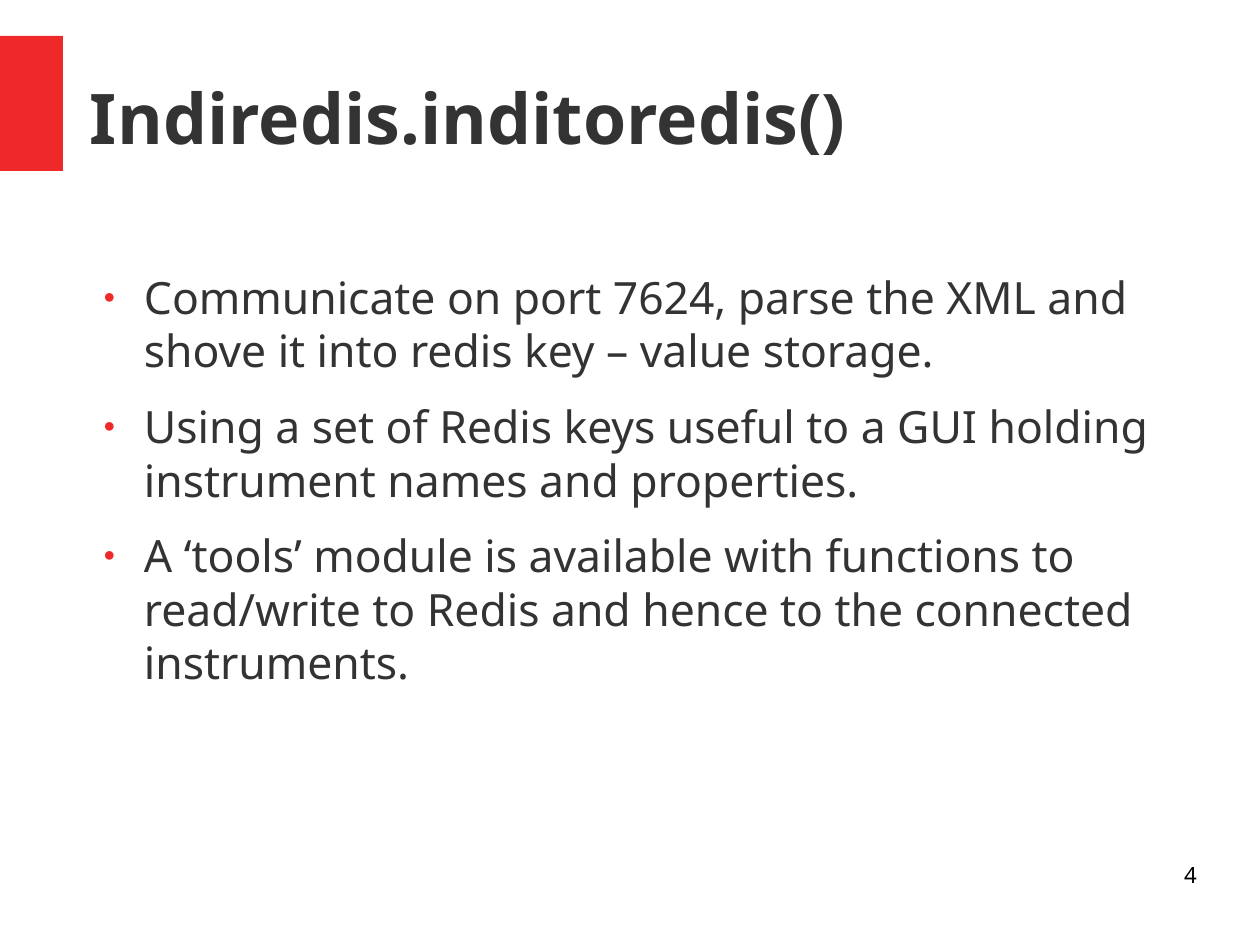
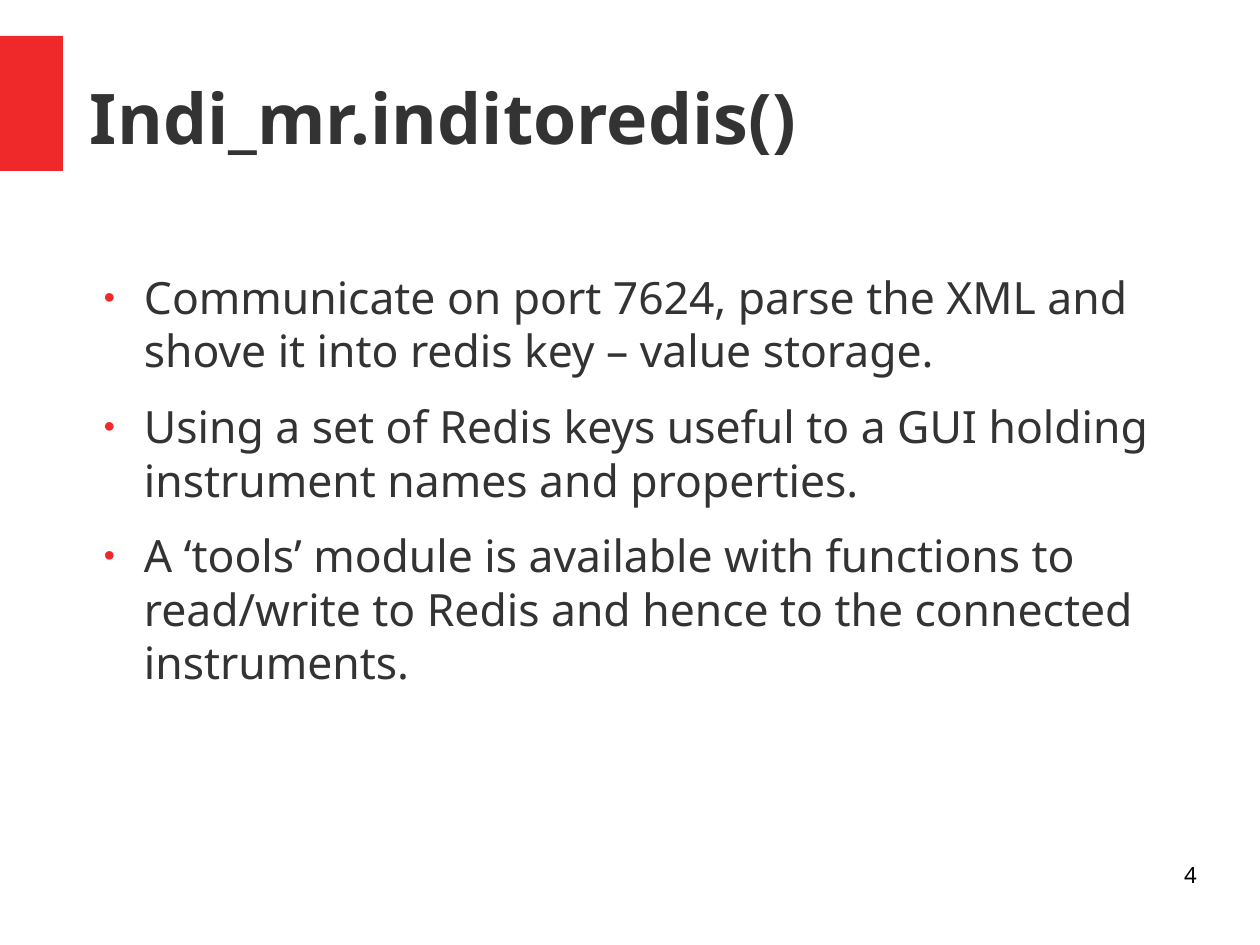
Before and after one commit to bernie-skipole/indi, a slide deck: slide 4 of indislides.odp. Drawn at 1260x945 pixels with LibreOffice and Linux fonts; fonts in the diff are those of the drawing. Boxes give left, top, right and bottom in pixels: in the first picture for what was removed or moved away, otherwise in the second. Text is boxed around its words. In the diff, an @@ line names an element or a change of style, - is before the commit and + after.

```diff
--- a/indislides.odp
+++ b/indislides.odp
@@ title at box(90, 91, 796, 155): text changed @@
-Indiredis.inditoredis()
+Indi_mr.inditoredis()
```
Also in this commit, not shown: 9 other slides changed, 9 other files.
